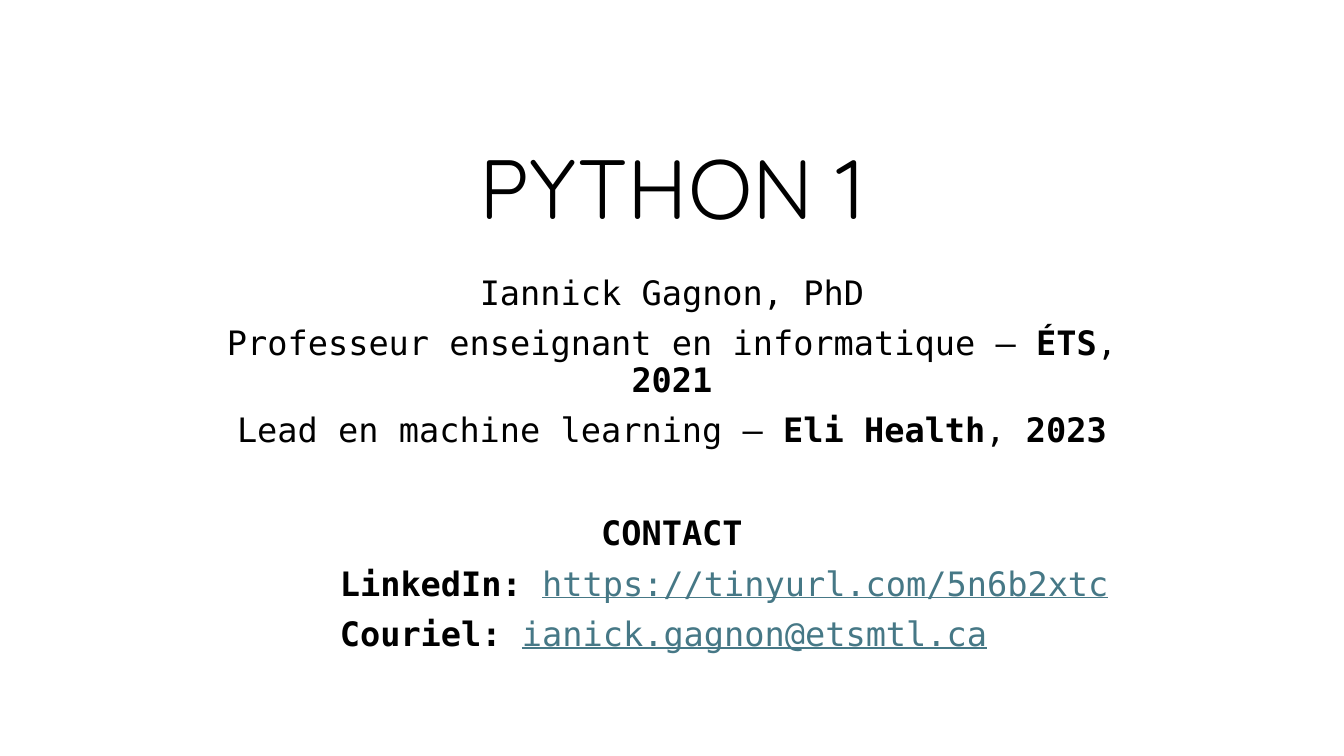
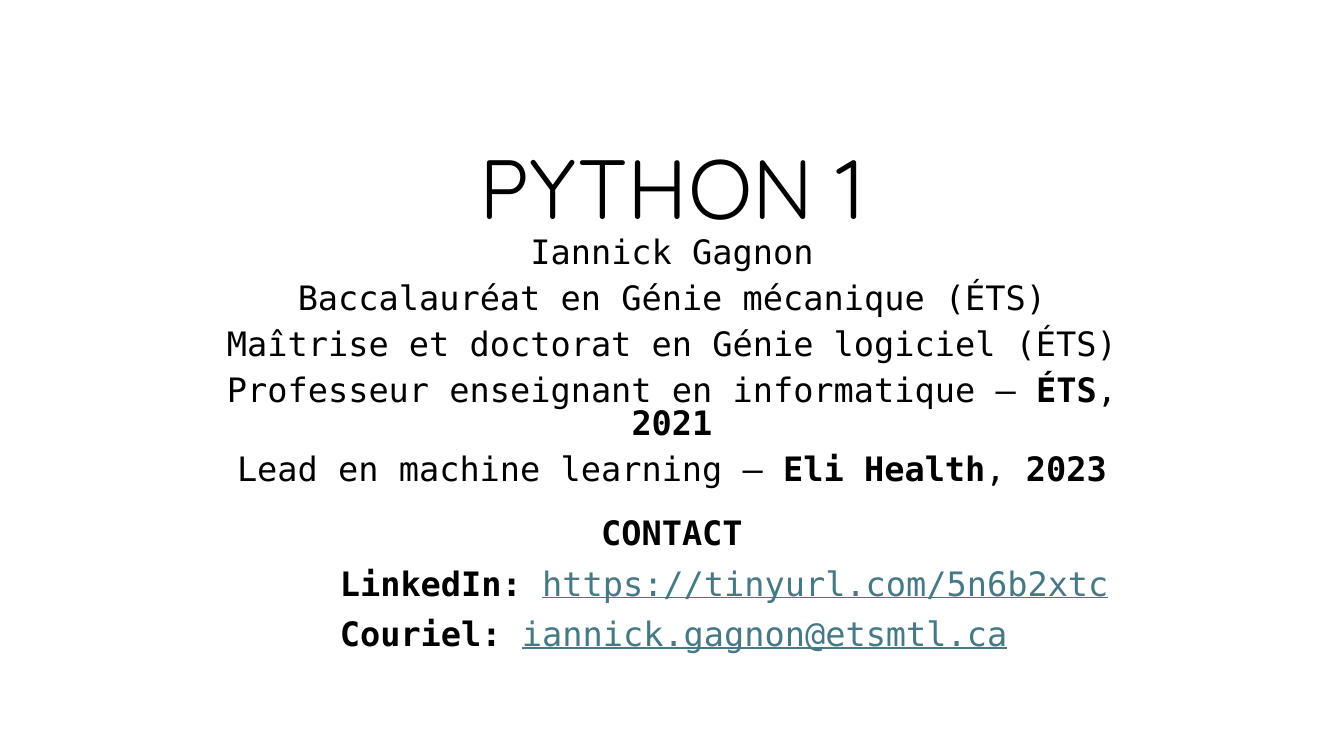
Before and after one commit to iannickgagnon/sagedays_iannick_2026, a slide deck: slide 1 of python_1/presentation_python_1.pptx. Drawn at 1344x756 pixels with LibreOffice and Linux fonts; fonts in the diff are those of the drawing. Boxes give left, top, right and bottom in pixels: in the first picture for what was removed or moved away, otherwise in the second. Text is boxed around its words. In the diff, an @@ line names an element or a change of style, - is before the commit and + after.

Commit message:
Add files via upload
fix: Typo

```diff
--- a/python_1/presentation_python_1.pptx
+++ b/python_1/presentation_python_1.pptx
@@ subtitle at bbox=[227, 238, 1117, 363]: text changed @@
-Iannick Gagnon, PhD
+Iannick Gagnon
+Baccalauréat en Génie mécanique (ÉTS)
+Maîtrise et doctorat en Génie logiciel (ÉTS)
@@ subtitle at bbox=[227, 375, 1117, 488]: line spacing 0.9 to 0.8 @@
@@ text at bbox=[340, 618, 1007, 653]: text changed @@
-Couriel: ianick.gagnon@etsmtl.ca
+Couriel: iannick.gagnon@etsmtl.ca
```
